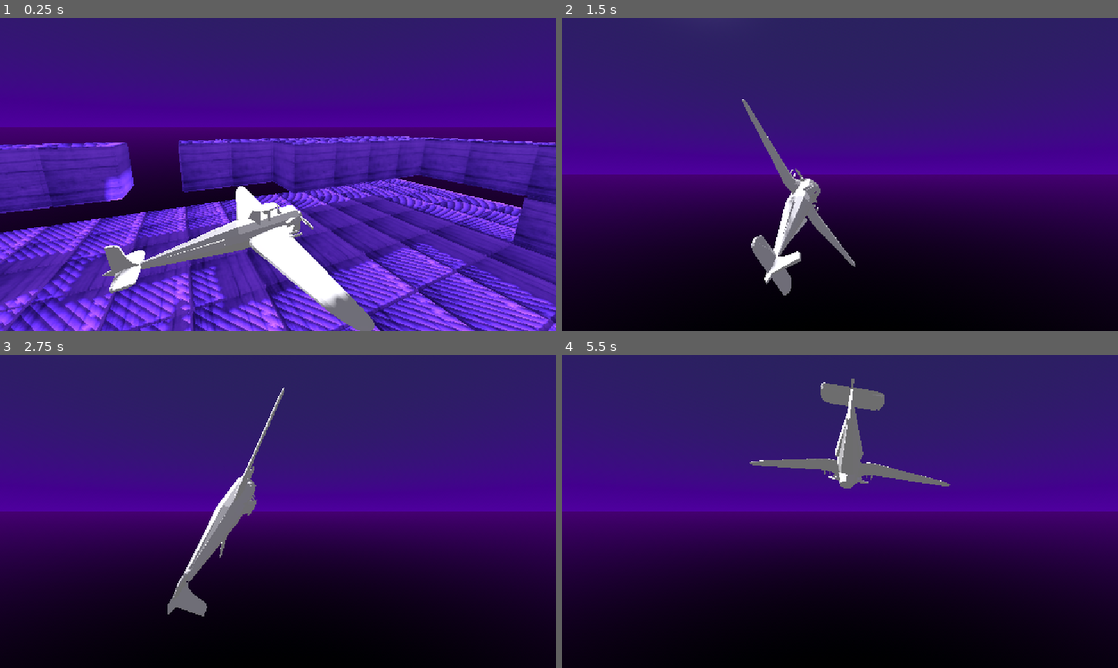
Above: before the commit, frames 1-4 (two rows, left to right).
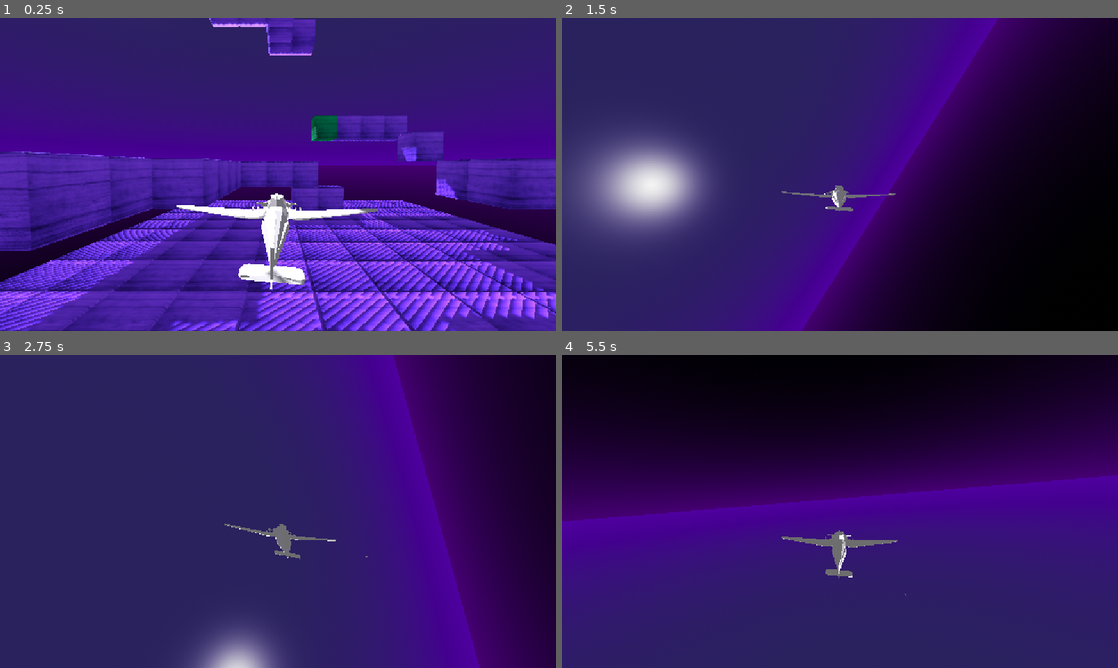
Above: after the commit, the same moments.

Repository: netpipe/godot-demos
Game: Godot game, scene res://level.tscn
Two runs of this game, one before a commit and one after it. Both use one fixed random seed, a clock stepped at 60 frames per second and the inputs below.
Inputs (mouse positions are in pixels of both pictures, inside the frame that each line leads up to):
- Up to frame 1 (0.25 s): no input
- Up to frame 2 (1.5 s): move the mouse to (867, 174) at 0.52 s; hold Q (RollCCW) 0.53-1.28 s; hold W (move_forward) from 0.53 s (still down); tap Space (jump) at 0.77 s; move the mouse to (812, 174) at 1.27 s; tap E (RollCW) at 1.35 s
- Up to frame 3 (2.75 s): keep holding W (move_forward); tap Space (jump) at 1.52 s; move the mouse to (289, 505) at 2.02 s; hold Q (RollCCW) from 2.03 s (still down)
- Up to frame 4 (5.5 s): keep holding W (move_forward); move the mouse to (834, 517) at 2.77 s; release Q (RollCCW) at 2.78 s; tap E (RollCW) at 2.85, 4.35 s; tap Space (jump) at 3.02, 3.77, 4.52 s; move the mouse to (878, 514) at 3.52 s; hold Q (RollCCW) 3.53-4.28 s; move the mouse to (795, 508) at 4.27 s; move the mouse to (845, 511) at 5.02 s; hold Q (RollCCW) from 5.03 s (still down)

The runs differ from the first frame. In frame 1, 54% of the frame differs, in the area x 0-100%, y 0-100%; in frame 2, 66%; in frame 3, 74%; in frame 4, 95%.

Commit message:
update to camera

Diff:
--- a/Kinematic 6DOF Demo/player/cubio.tscn
+++ b/Kinematic 6DOF Demo/player/cubio.tscn
@@ -32,7 +32,7 @@
 transform = Transform3D(1, 0, 0, 0, 1, 0, 0, 0, 1, 0, 0.8, 0)
 
 [node name="Camera3D" type="Camera3D" parent="Target"]
-transform = Transform3D(0.34202, -0.321394, 0.883022, 0, 0.939693, 0.34202, -0.939693, -0.116978, 0.321394, 2, 0.5, 0.913381)
+transform = Transform3D(0.999638, -0.00920375, 0.0252871, -1.0193e-08, 0.939693, 0.34202, -0.02691, -0.341896, 0.939352, -0.149326, 0.5, 3.04476)
 fov = 74.0
 near = 0.1
 far = 50.0
--- a/Kinematic 6DOF Demo/player/follow_camera.gd
+++ b/Kinematic 6DOF Demo/player/follow_camera.gd
@@ -1,47 +1,63 @@
-
 extends Camera3D
 
-# Member variables
-var collision_exception = []
-@export var min_distance = 0.5
-@export var max_distance = 3.0
-@export var angle_v_adjust = 0.0
-var max_height = 2.0
-var min_height = 0
-@onready var target_node: Node3D = get_parent()
+@export var min_distance := 0.5
+@export var max_distance := 3.0
+@export var follow_offset := Vector3(0, 0, 3)
+@export var follow_smooth := 8.0
+@export var rotation_smooth := 8.0
+@export var gravity_align_strength := 1.5   # radians/sec
+@export var collision_mask := 1
+@export var enable_gravity_align := false    # toggle on/off
 
+@onready var target: Node3D = get_parent()
 
-func _ready():
-	collision_exception.append(target_node.get_parent().get_rid())
-	# Detaches the camera transform from the parent spatial node
+var _velocity := Vector3.ZERO
+var _current_distance := 3.0
+
+func _ready() -> void:
 	set_as_top_level(true)
+	_current_distance = clamp(follow_offset.length(), min_distance, max_distance)
 
+func _physics_process(delta: float) -> void:
+	if not is_instance_valid(target):
+		return
 
-func _physics_process(_delta):
-	var target_pos: Vector3 = target_node.global_transform.origin
-	var camera_pos: Vector3 = global_transform.origin
+	# --- desired position relative to target ---
+	var target_basis := target.global_transform.basis
+	var target_origin := target.global_transform.origin
+	var desired_pos := target_origin + target_basis * Vector3(0, 0, _current_distance)
 
-	var delta_pos: Vector3 = camera_pos - target_pos
+	# --- optional collision avoidance ---
+	var space := get_world_3d().direct_space_state
+	var query := PhysicsRayQueryParameters3D.create(target_origin, desired_pos)
+	query.collision_mask = collision_mask
+	var result := space.intersect_ray(query)
+	if result:
+		desired_pos = result.position + (target_origin - result.position).normalized() * min_distance
 
-	# Regular delta follow
+	# --- smooth positional follow ---
+	global_position = global_position.lerp(desired_pos, follow_smooth * delta)
 
-	# Check ranges
-	if delta_pos.length() < min_distance:
-		delta_pos = delta_pos.normalized() * min_distance
-	elif delta_pos.length() > max_distance:
-		delta_pos = delta_pos.normalized() * max_distance
+	# --- base orientation (match target) ---
+	var target_quat := target_basis.get_rotation_quaternion()
 
-	# Check upper and lower height
-	if delta_pos.y > max_height:
-		delta_pos.y = max_height
-	if delta_pos.y < min_height:
-		delta_pos.y = min_height
+	# --- optional gravity realignment ---
+	if enable_gravity_align:
+		# Current up vector (world space)
+		var current_up := (Basis(global_transform.basis)).y
+		# Desired up (global up)
+		var desired_up := Vector3.UP
 
-	camera_pos = target_pos + delta_pos
+		# Axis between current and desired up
+		var axis := current_up.cross(desired_up)
+		var angle := acos(clamp(current_up.dot(desired_up), -1.0, 1.0))
 
-	look_at_from_position(camera_pos, target_pos, Vector3.UP)
+		if axis.length() > 0.0001 and angle > 0.0001:
+			var align_quat := Quaternion(axis.normalized(), angle * gravity_align_strength * delta)
+			target_quat = align_quat * target_quat
+			target_quat = target_quat.normalized()
 
-	# Turn a little up or down
-	var t = transform
-	t.basis = Basis(t.basis[0], deg_to_rad(angle_v_adjust)) * t.basis
-	transform = t
+	# --- smooth rotation toward target_quat ---
+	var current_quat := global_transform.basis.get_rotation_quaternion()
+	var new_quat := current_quat.slerp(target_quat, rotation_smooth * delta)
+	global_transform.basis = Basis(new_quat).orthonormalized()
Not shown, added: .DS_Store
